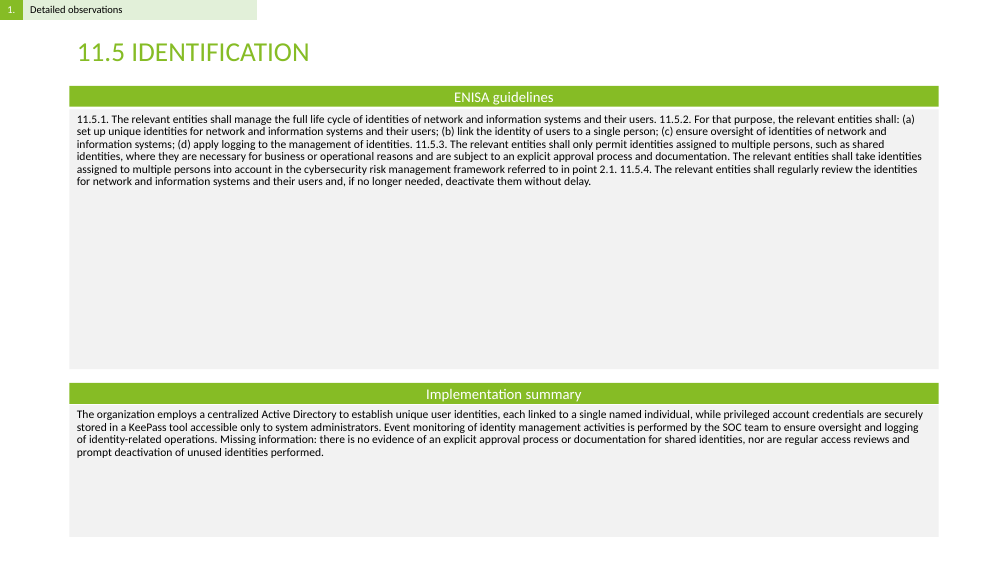
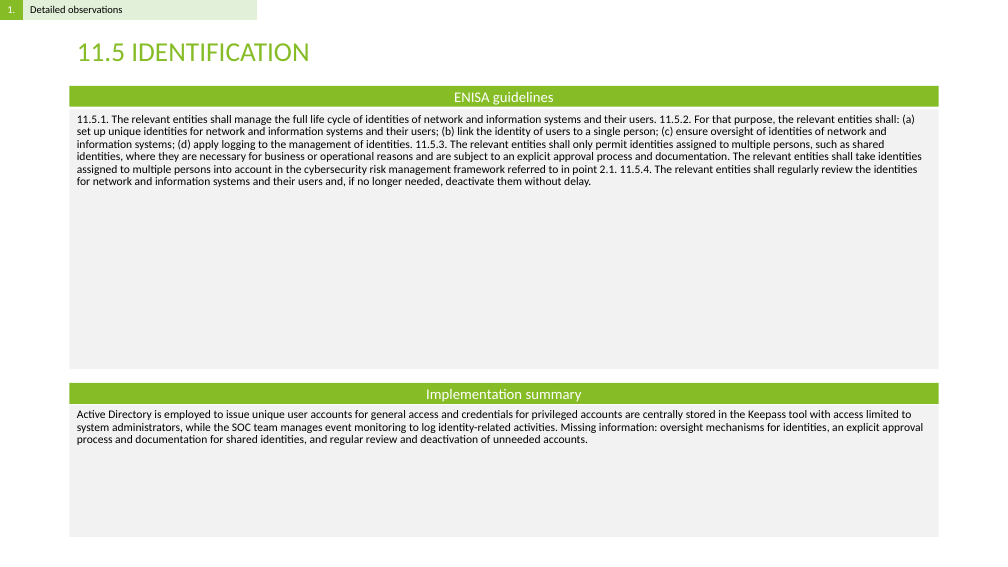
Before and after one commit to Rokas01/tprm, a slide deck: slide 10 of filename.pptx. Drawn at 1008x567 pixels with LibreOffice and Linux fonts; fonts in the diff are those of the drawing. Boxes give left, top, right and bottom in pixels: in the first picture for what was removed or moved away, otherwise in the second. Text is boxed around its words. In the diff, an @@ line names an element or a change of style, - is before the commit and + after.

```diff
--- a/filename.pptx
+++ b/filename.pptx
@@ text at (77,410,923,445): text changed @@
-The organization employs a centralized Active Directory to establish unique user identities, each linked to a single named individual, while privileged account credentials are securely stored in a KeePass tool accessible only to system administrators. Event monitoring of identity management activities is performed by the SOC team to ensure oversight and logging of identity-related operations. Missing information: there is no evidence of an explicit approval process or documentation for shared identities, nor are regular access reviews and prompt deactivation of unused identities performed.
+Active Directory is employed to issue unique user accounts for general access and credentials for privileged accounts are centrally stored in the Keepass tool with access limited to system administrators, while the SOC team manages event monitoring to log identity-related activities. Missing information: oversight mechanisms for identities, an explicit approval process and documentation for shared identities, and regular review and deactivation of unneeded accounts.
```
Also in this commit, not shown: 13 other slides changed, 1 other file.
